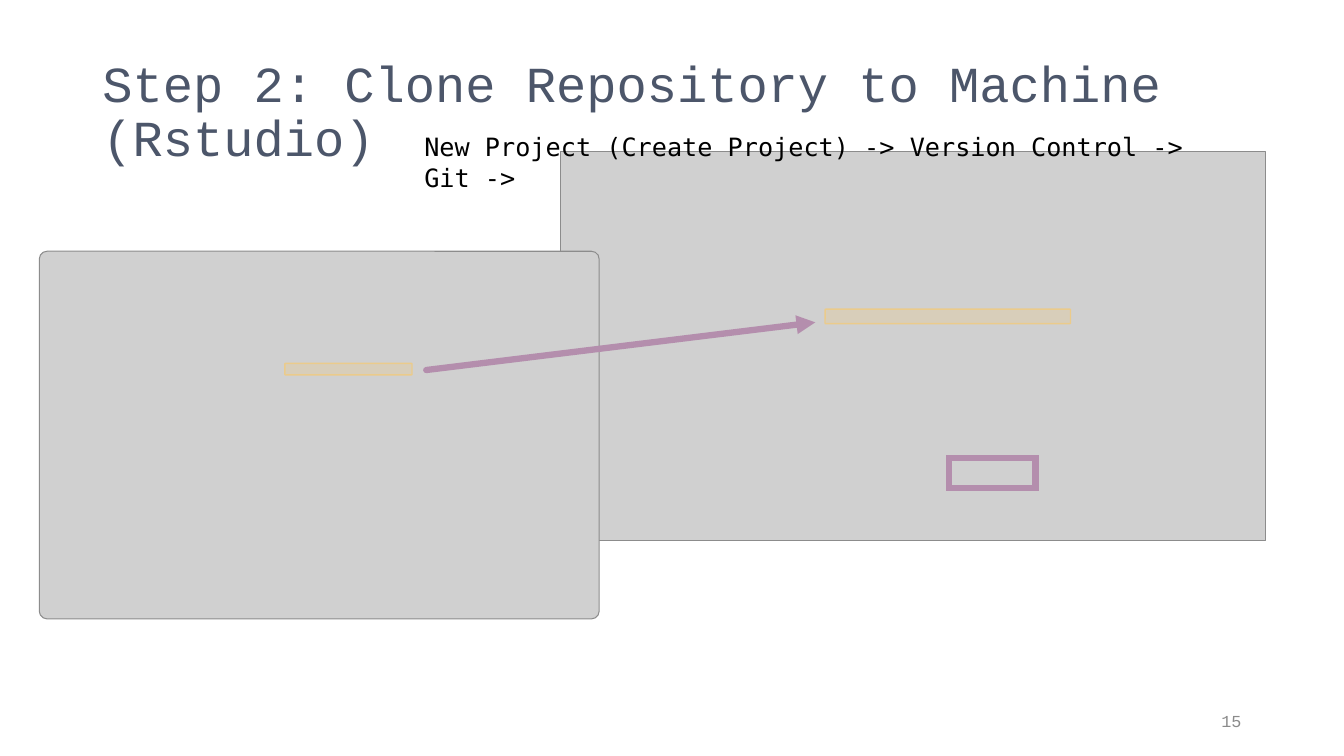
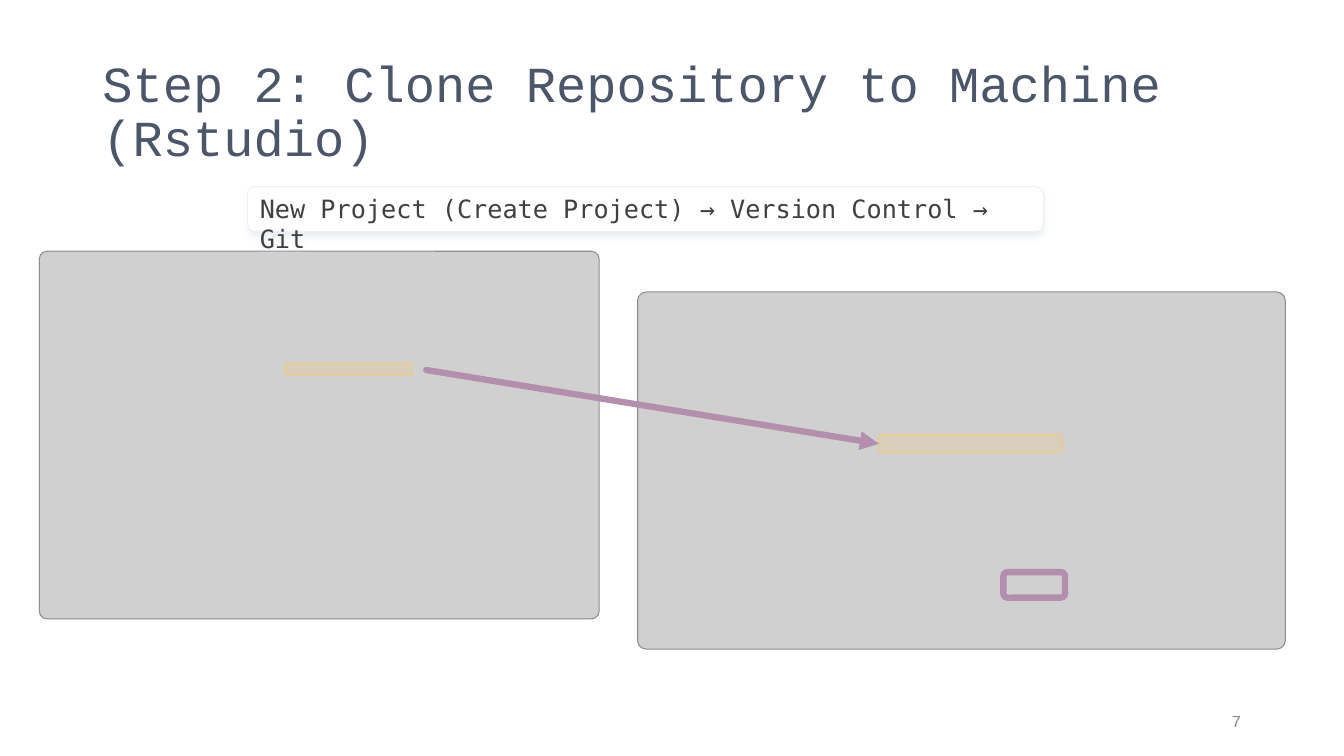
Before and after one commit to PIFSCstockassessments/SAP_github_workflow, a slide deck: slide 7 of docs/GitHub Workflow for SAP.pptx (slide 15 before the commit). Drawn at 1344x756 pixels with LibreOffice and Linux fonts; fonts in the diff are those of the drawing; grey boxes stand for pictures. Boxes give left, top, right and bottom in pixels: in the first picture for what was removed or moved away, otherwise in the second. Text is boxed around its words. In the diff, an @@ line names an element or a change of style, - is before the commit and + after.

Commit message:
final changes

```diff
--- a/docs/GitHub Workflow for SAP.pptx
+++ b/docs/GitHub Workflow for SAP.pptx
@@ rounded rectangle "New Project (Create Project) → ...": place and size @@
-rounded rectangle "New Project (Create Project) → ..." at [424, 135, 1137, 188]
+rounded rectangle "New Project (Create Project) → ..." at [248, 187, 1044, 232]
@@ rounded rectangle "New Project (Create Project) → ..." at [248, 187, 1044, 232]: fill none to #FFFFFF; outline none to #ECEFF4 0.75 pt; shadow on @@
@@ text in rounded rectangle at [260, 198, 957, 252]: text changed; text colour #000000 to #404040 @@
-New Project (Create Project) -> Version Control -> Git ->
+New Project (Create Project) → Version Control → Git
@@ picture: place and size @@
-picture at [561, 152, 1266, 541]
+picture at [638, 292, 1287, 649]
@@ arrow moved from (426, 370) - (816, 323) to (426, 370) - (879, 444) @@
@@ rounded rectangle at [879, 435, 1063, 453]: proportions changed @@
@@ rounded rectangle: place and size @@
-rounded rectangle at [826, 310, 1071, 324]
+rounded rectangle at [879, 435, 1063, 453]
@@ rounded rectangle: place and size @@
-rounded rectangle at [950, 458, 1036, 487]
+rounded rectangle at [1003, 573, 1065, 598]
@@ rounded rectangle at [1003, 573, 1065, 598]: proportions changed @@
@@ page number at [1231, 716, 1241, 727]: text changed @@
-15
+7
```
Also in this commit, not shown: 7 other slides changed.
